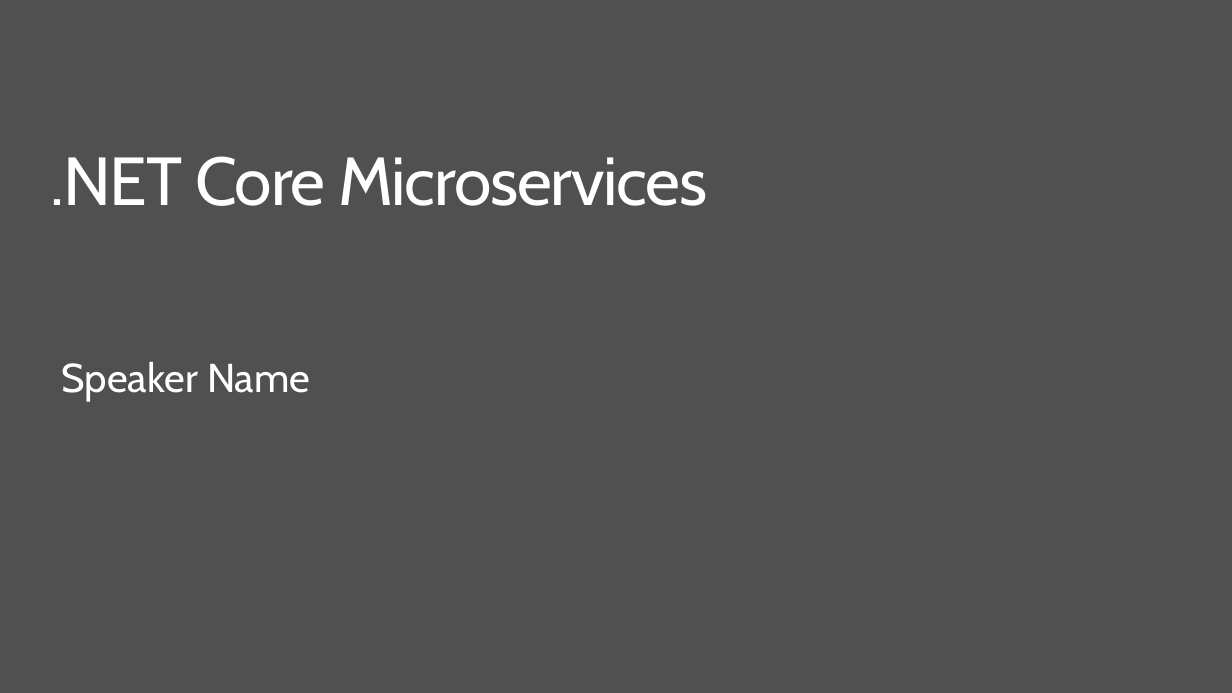
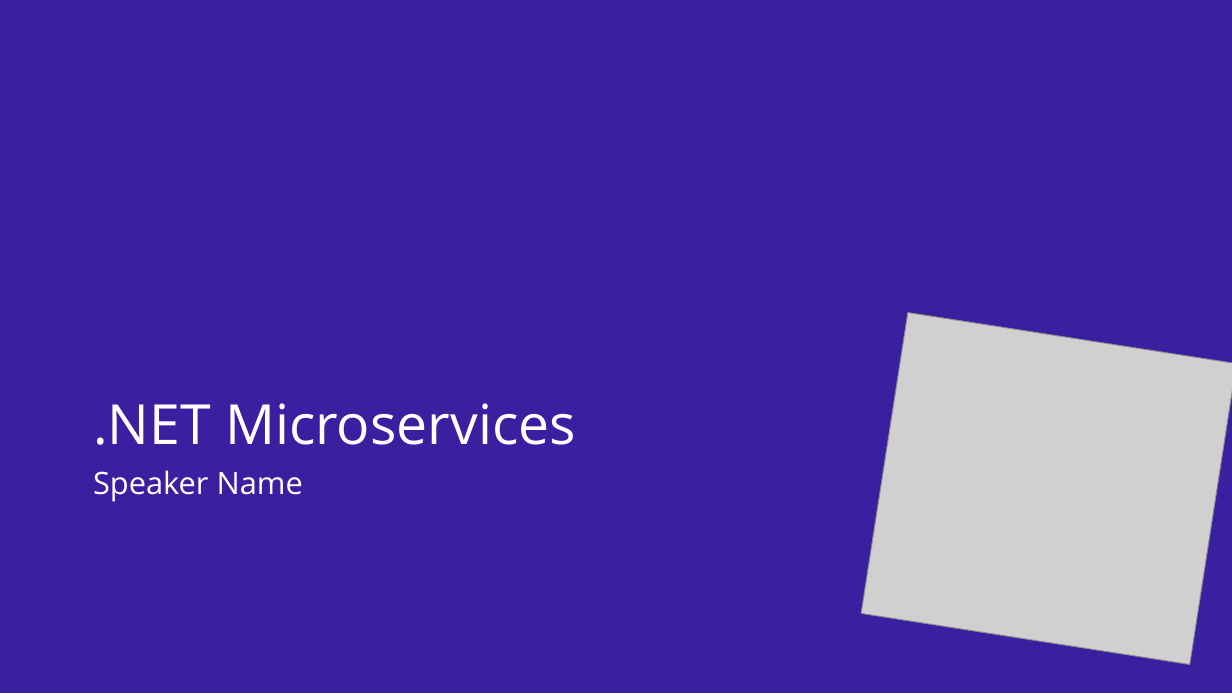
Before and after one commit to dotnet-presentations/dotnetcore-workshop, a slide deck: slide 1 of 5. Containers/netcore-containers.pptx. Drawn at 1232x693 pixels with LibreOffice and Linux fonts; fonts in the diff are those of the drawing; grey boxes stand for pictures; background and template pictures are left out. Boxes give left, top, right and bottom in pixels: in the first picture for what was removed or moved away, otherwise in the second. Text is boxed around its words. In the diff, an @@ line names an element or a change of style, - is before the commit and + after.

```diff
--- a/5. Containers/netcore-containers.pptx
+++ b/5. Containers/netcore-containers.pptx
@@ background #505050 to picture (left out) @@
@@ title ".NET Microservices" at (93,403,576,445): vertical alignment top to bottom @@
@@ picture added at (861,312,1232,664) @@
@@ title at (93,403,576,445): text changed; size 54 to 44 pt; font Cabin to Open Sans @@
-.NET Core Microservices
+.NET Microservices
@@ text "Speaker Name": place and size @@
-text "Speaker Name" at (62,362,310,401)
+text "Speaker Name" at (93,470,303,502)
@@ text "Speaker Name" at (93,470,303,502): size 32 to 24.5 pt, font Cabin to Open Sans; more space between paragraphs @@
```
Also in this commit, not shown: 13 other slides changed, 1 slide added, 2 slides removed, 10 other files.
